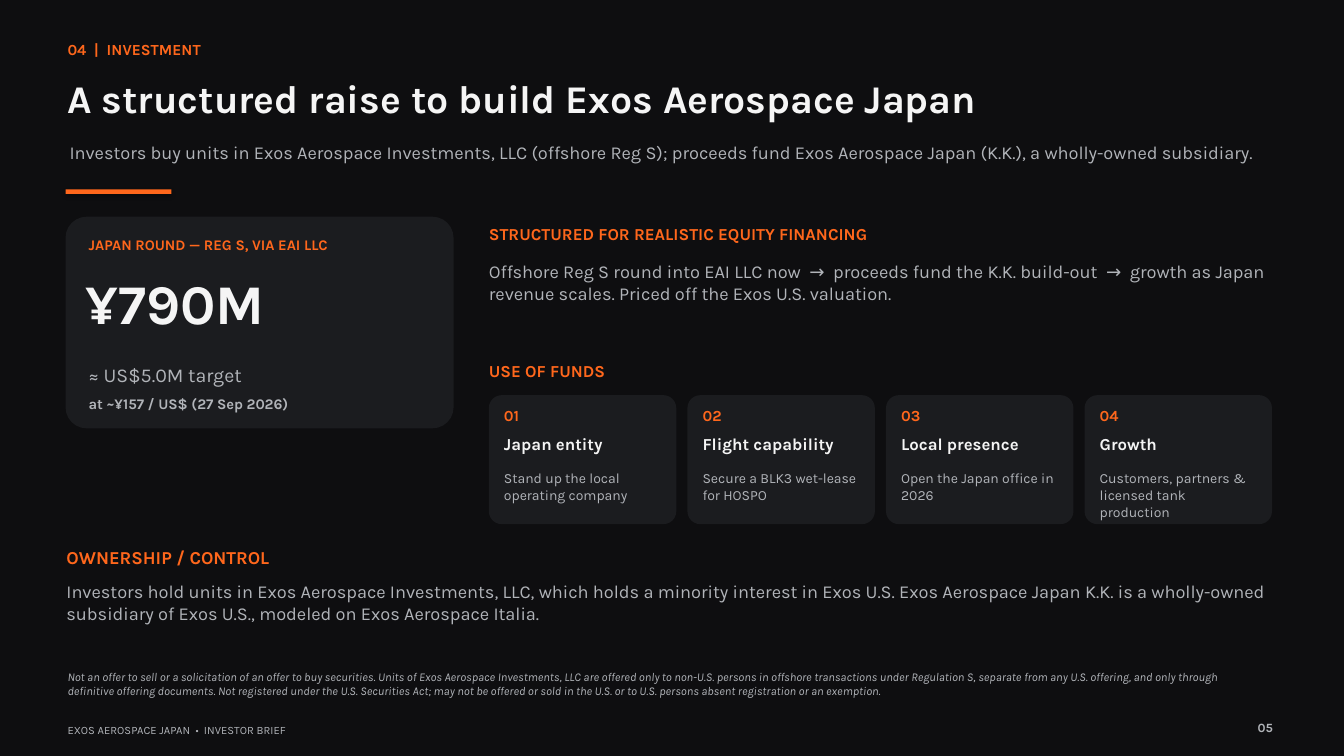
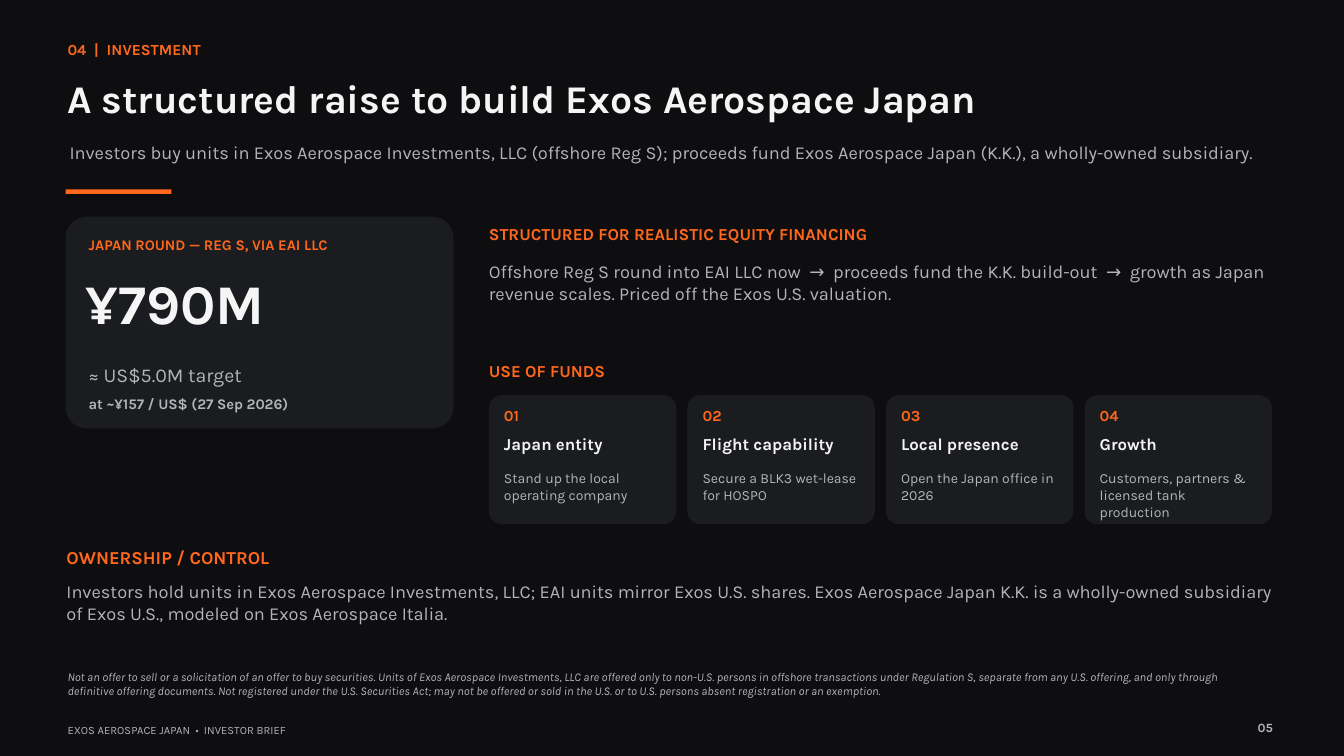
Before and after one commit to ExosAerospace/workspace, a slide deck: slide 5 of drafts/Exos_Aerospace_Japan_Investor_Pitch_Rev2_2026-09-27.pptx. Drawn at 1344x756 pixels with LibreOffice and Linux fonts; fonts in the diff are those of the drawing. Boxes give left, top, right and bottom in pixels: in the first picture for what was removed or moved away, otherwise in the second. Text is boxed around its words. In the diff, an @@ line names an element or a change of style, - is before the commit and + after.

```diff
--- a/drafts/Exos_Aerospace_Japan_Investor_Pitch_Rev2_2026-09-27.pptx
+++ b/drafts/Exos_Aerospace_Japan_Investor_Pitch_Rev2_2026-09-27.pptx
@@ text at bbox=[66, 585, 1271, 625]: text changed @@
-Investors hold units in Exos Aerospace Investments, LLC, which holds a minority interest in Exos U.S. Exos Aerospace Japan K.K. is a wholly-owned subsidiary of Exos U.S., modeled on Exos Aerospace Italia.
+Investors hold units in Exos Aerospace Investments, LLC; EAI units mirror Exos U.S. shares. Exos Aerospace Japan K.K. is a wholly-owned subsidiary of Exos U.S., modeled on Exos Aerospace Italia.
```
Also in this commit, not shown: 6 other files.
